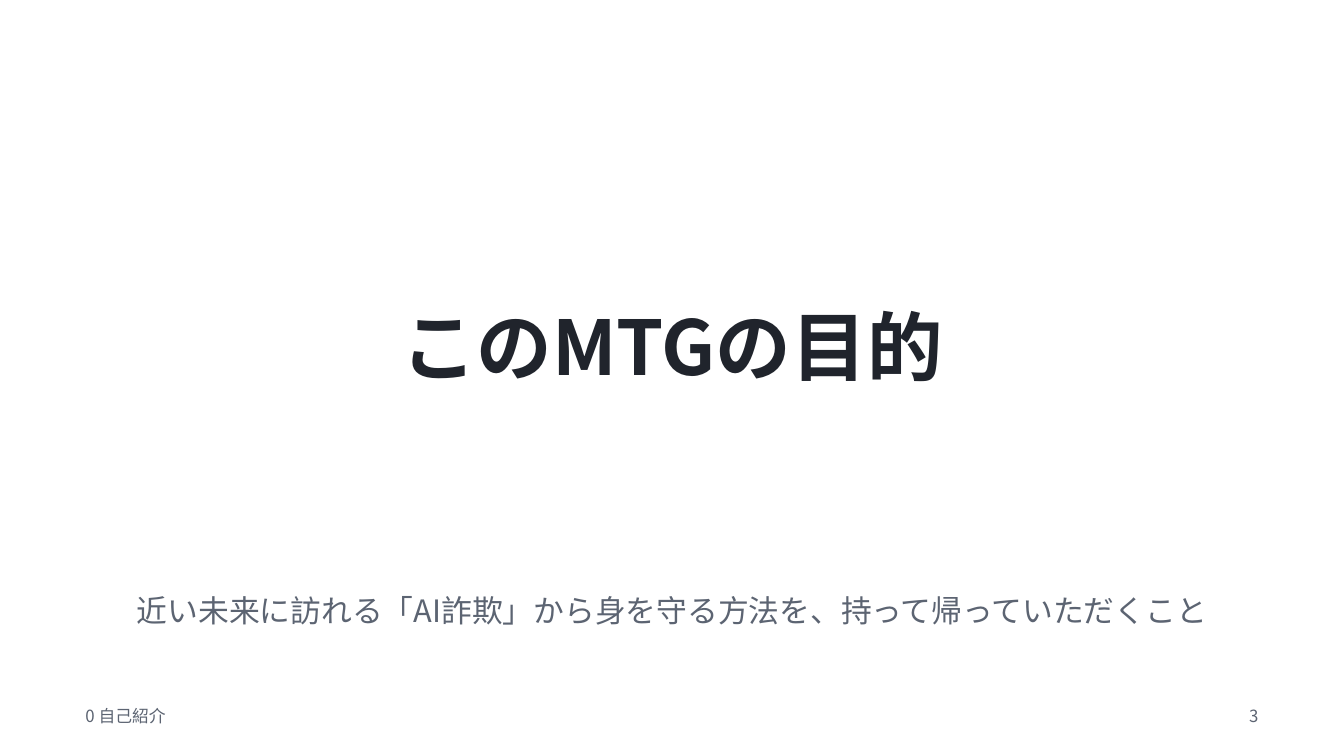
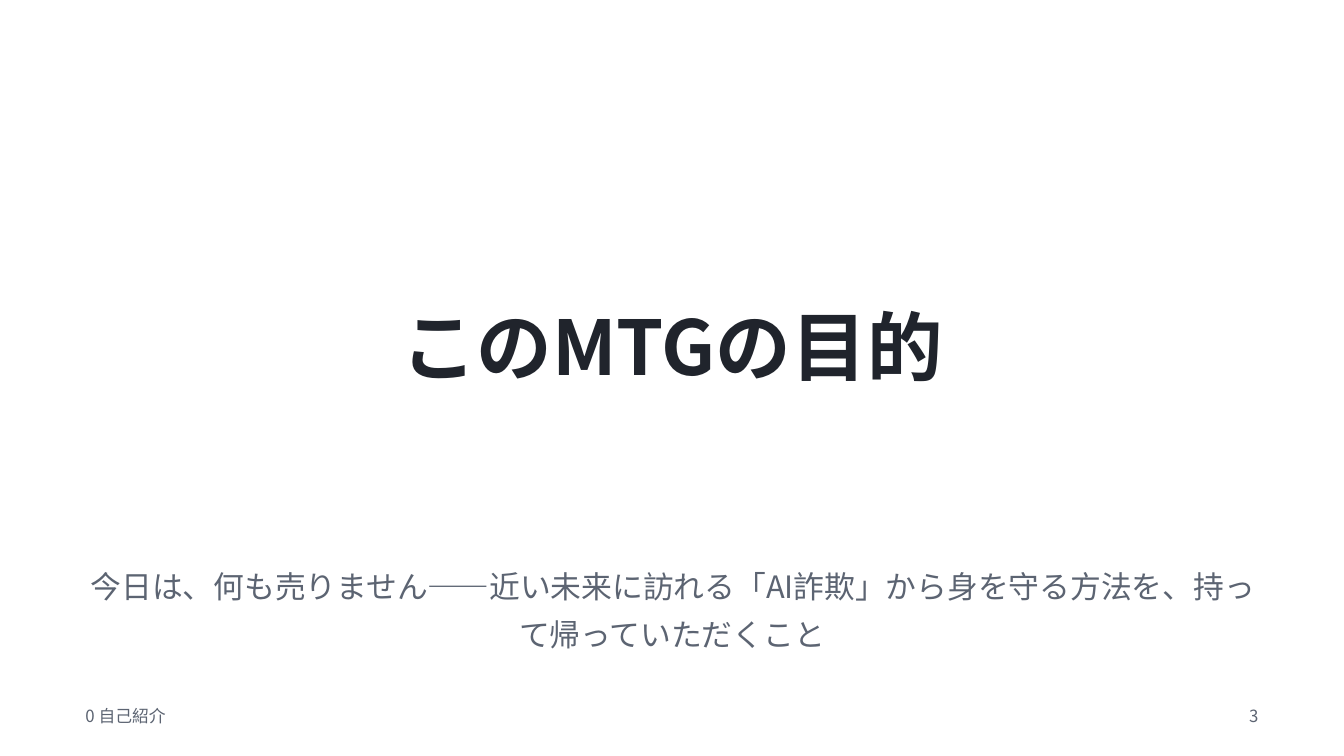
Before and after one commit to meitekku/deepfake-talk-v2, a slide deck: slide 3 of slides/deepfake-talk.pptx. Drawn at 1344x756 pixels with LibreOffice and Linux fonts; fonts in the diff are those of the drawing. Boxes give left, top, right and bottom in pixels: in the first picture for what was removed or moved away, otherwise in the second. Text is boxed around its words. In the diff, an @@ line names an element or a change of style, - is before the commit and + after.

Commit message:
自己紹介の信頼設計: 「今日は何も売りません」を目的スライドに追加

```diff
--- a/slides/deepfake-talk.pptx
+++ b/slides/deepfake-talk.pptx
@@ text at box(91, 572, 1255, 649): text changed @@
-近い未来に訪れる「AI詐欺」から身を守る方法を、持って帰っていただくこと
+今日は、何も売りません——近い未来に訪れる「AI詐欺」から身を守る方法を、持って帰っていただくこと
```
Also in this commit, not shown: 3 other files.
